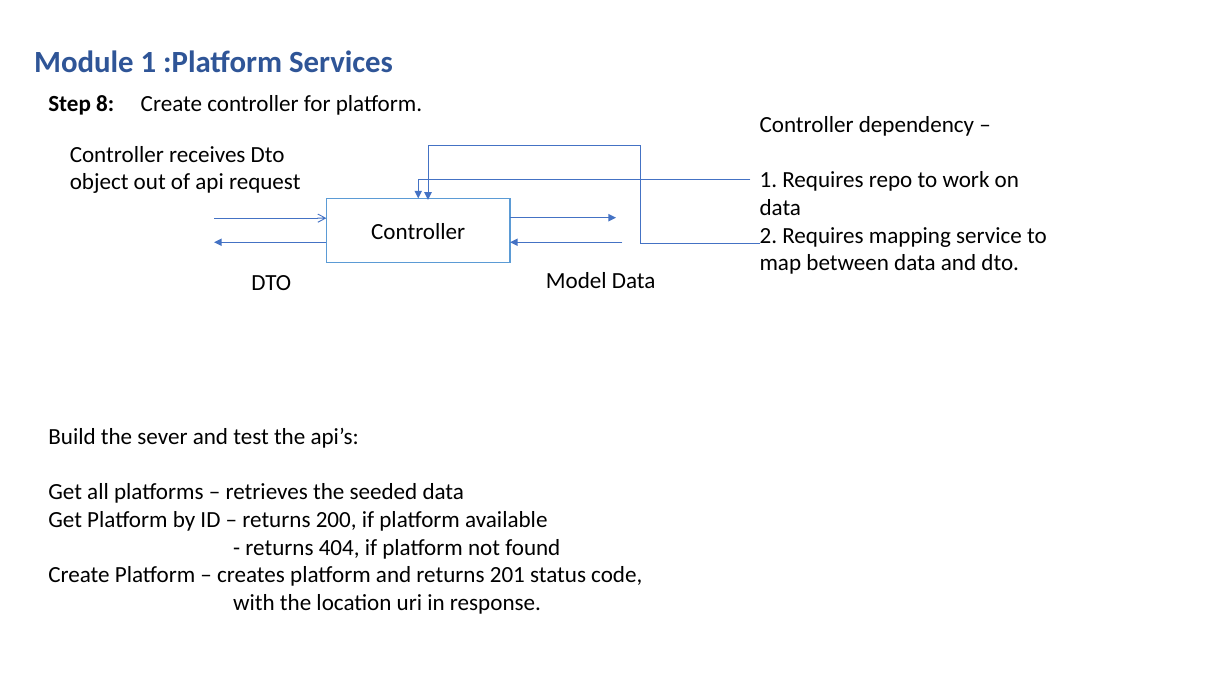
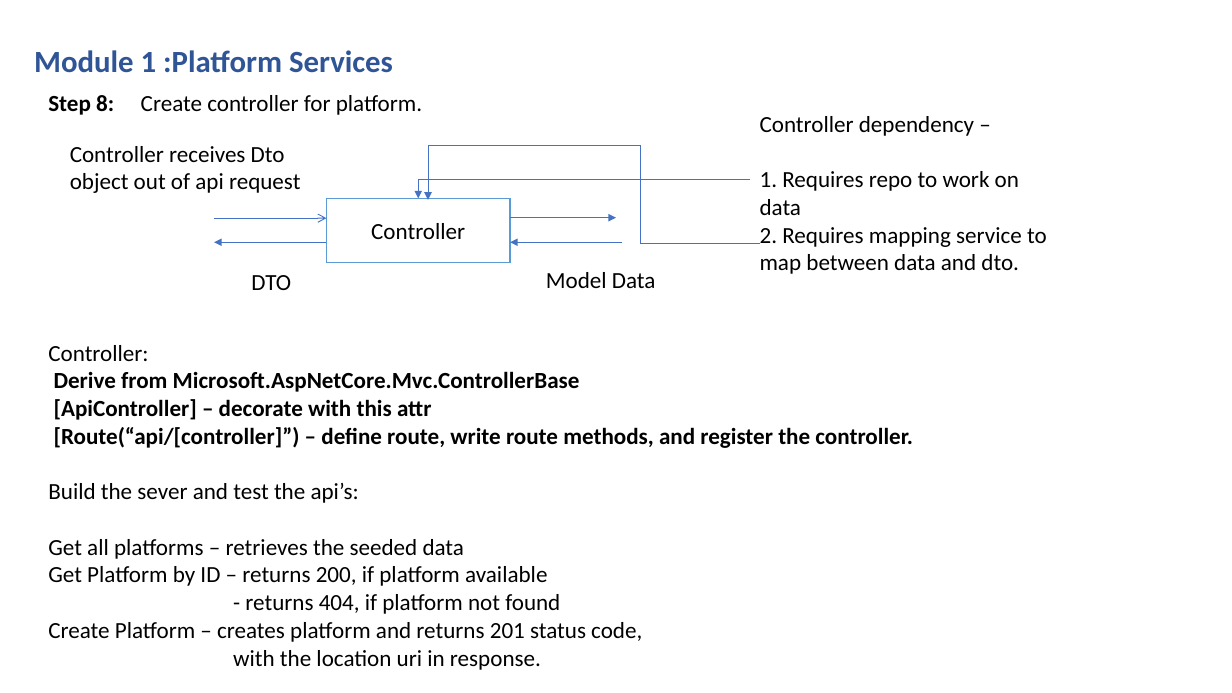
Before and after one commit to devi-priyadharshini/microservices, a slide deck: slide 10 of docs/microservices.pptx. Drawn at 1232x693 pixels with LibreOffice and Linux fonts; fonts in the diff are those of the drawing. Boxes give left, top, right and bottom in pixels: in the first picture for what was removed or moved away, otherwise in the second. Text is boxed around its words. In the diff, an @@ line names an element or a change of style, - is before the commit and + after.

```diff
--- a/docs/microservices.pptx
+++ b/docs/microservices.pptx
@@ text at box(48, 345, 913, 448): paragraphs added @@
+Controller:
+Derive from Microsoft.AspNetCore.Mvc.ControllerBase
+[ApiController] – decorate with this attr
+[Route(“api/[controller]”) – define route, write route methods, and register the controller.
```
Also in this commit, not shown: 1 slide added, 12 other files.
